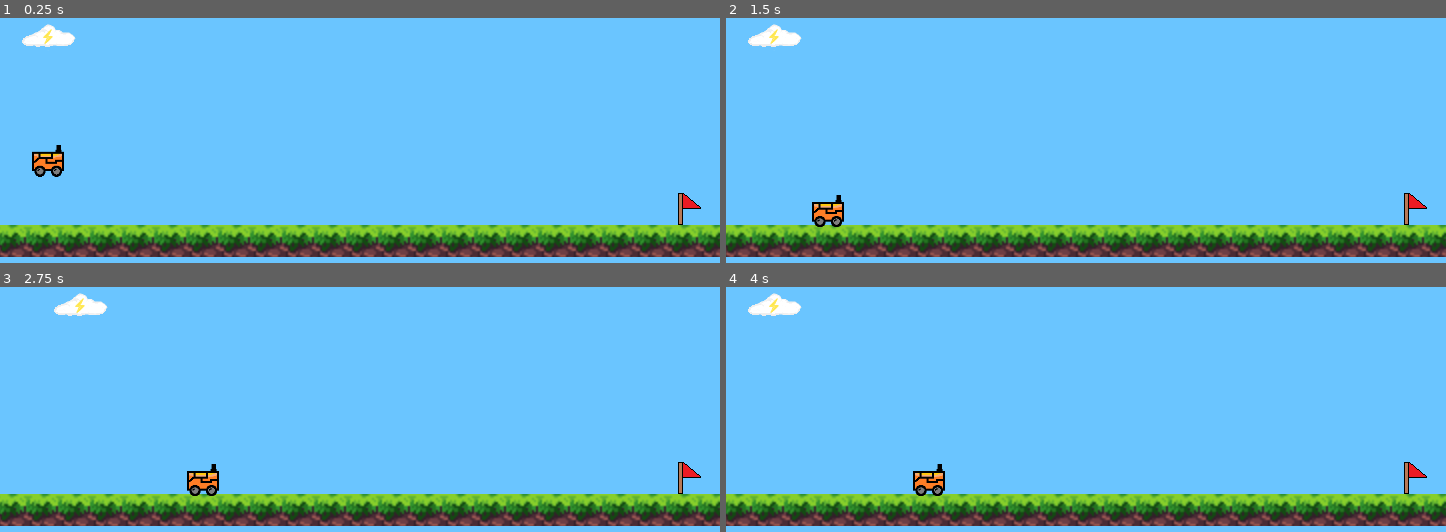
Above: before the commit, frames 1-4 (two rows, left to right).
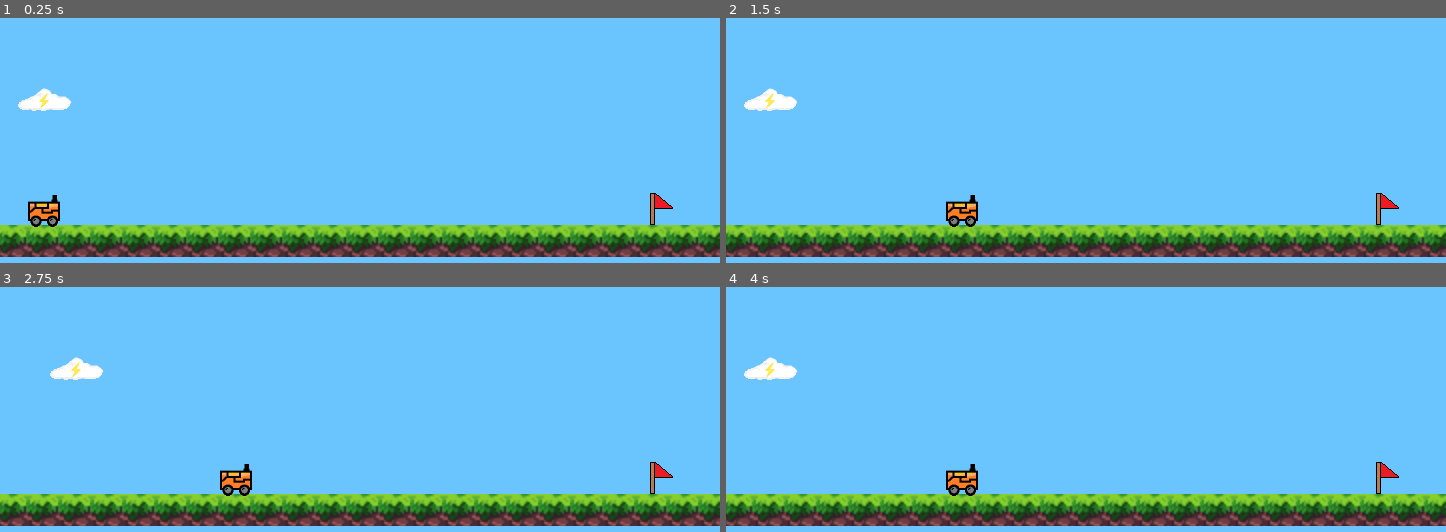
Above: after the commit, the same moments.

Repository: shiroxkuro77/Gamecraft2022
Game: Godot game, scene res://main.tscn
Same seed, same stepped clock (60 frames per second), same inputs: the game is played once before the commit and once after it.
Inputs:
- Up to frame 1 (0.25 s): no input
- Up to frame 2 (1.5 s): hold Right (move_right) 0.53-1.28 s; tap Space (execute) at 0.6, 1.35 s; hold Left (move_left) from 1.28 s (still down)
- Up to frame 3 (2.75 s): release Left (move_left) at 2.03 s; hold Right (move_right) from 2.03 s (still down); tap Space (execute) at 2.1 s
- Up to frame 4 (4 s): tap Enter at 2.75 s; tap Space (execute) at 2.85, 3.5, 3.6 s; release Right (move_right) at 3.53 s; hold Left (move_left) from 3.53 s (still down)

The runs differ from the first frame. In frame 1, 2.1% of the frame differs, in the area x 2-98%, y 2-86%; in frame 2, 2.1%; in frame 3, 2.1%; in frame 4, 2.1%.

Commit message:
Change car to move fixed blocks

Diff:
--- a/Car.gd
+++ b/Car.gd
@@ -2,6 +2,7 @@
 
 var initial_pos = position.x
 var moving = false
+var unitBlock = 16
 
 # Declare member variables here. Examples:
 # var a = 2
@@ -15,17 +16,27 @@
 
 # Called every frame. 'delta' is the elapsed time since the previous frame.
 func _process(delta):
-	if moving and position.x >= initial_pos + (3 * 64):
-		moving = false
-		stop_moving()
+	if moving:
+		#AnimatedSprite.play("go_right")
+		position.x += unitBlock
+		if position.x >= initial_pos + (3 * unitBlock):
+			stop_moving()
 
+func _fixed_process():
+	if moving:
+		#AnimatedSprite.play("go_right")
+		position.x += unitBlock
+		if position.x >= initial_pos + (3 * unitBlock):
+			stop_moving()
 
 func stop_moving():
-	applied_force = Vector2(0, 0)
+	moving = false
+	$AnimatedSprite.stop()
 
 
 func trigger_move_right():
 	print("triggered")
 	initial_pos = position.x
 	moving = true
-	applied_force = Vector2(200, 0)
+	#while position.x < initial_pos + (3 * unitBlock):#(abs(position.x - initial_pos) < (3 * unitBlock)):
+	#	position.x += unitBlock
--- a/Main.gd
+++ b/Main.gd
@@ -1,5 +1,6 @@
 extends Node2D
 
+var unitBlock = 64
 
 # Declare member variables here. Examples:
 # var a = 2
@@ -19,5 +20,5 @@
 func _on_Cloud_lightning():
 	print("main triggered")
 	print($Cloud.position.x, " ", $Car.position)
-	if abs($Cloud.position.x - $Car.position.x) < 64:
+	if abs($Cloud.position.x - $Car.position.x) < unitBlock:
 		$Car.trigger_move_right()
--- a/main.tscn
+++ b/main.tscn
@@ -138,13 +138,14 @@
 tile_data = PoolIntArray( -65543, 0, 0, -65542, 0, 0, -65541, 0, 0, -65540, 0, 0, -65539, 0, 0, -65538, 0, 0, -65537, 0 …(44889 unchanged characters)…
 
 [node name="Cloud" parent="." instance=ExtResource( 4 )]
-position = Vector2( 154, 353 )
+position = Vector2( 152, 385 )
 
 [node name="GoalFlag" parent="." instance=ExtResource( 3 )]
-position = Vector2( 477, 440 )
+position = Vector2( 463, 440 )
 
 [node name="Car" parent="." instance=ExtResource( 1 )]
-position = Vector2( 154, 413 )
+position = Vector2( 152, 439 )
+mode = 0
 
 [node name="Camera2D" type="Camera2D" parent="."]
 position = Vector2( 310, 400 )
